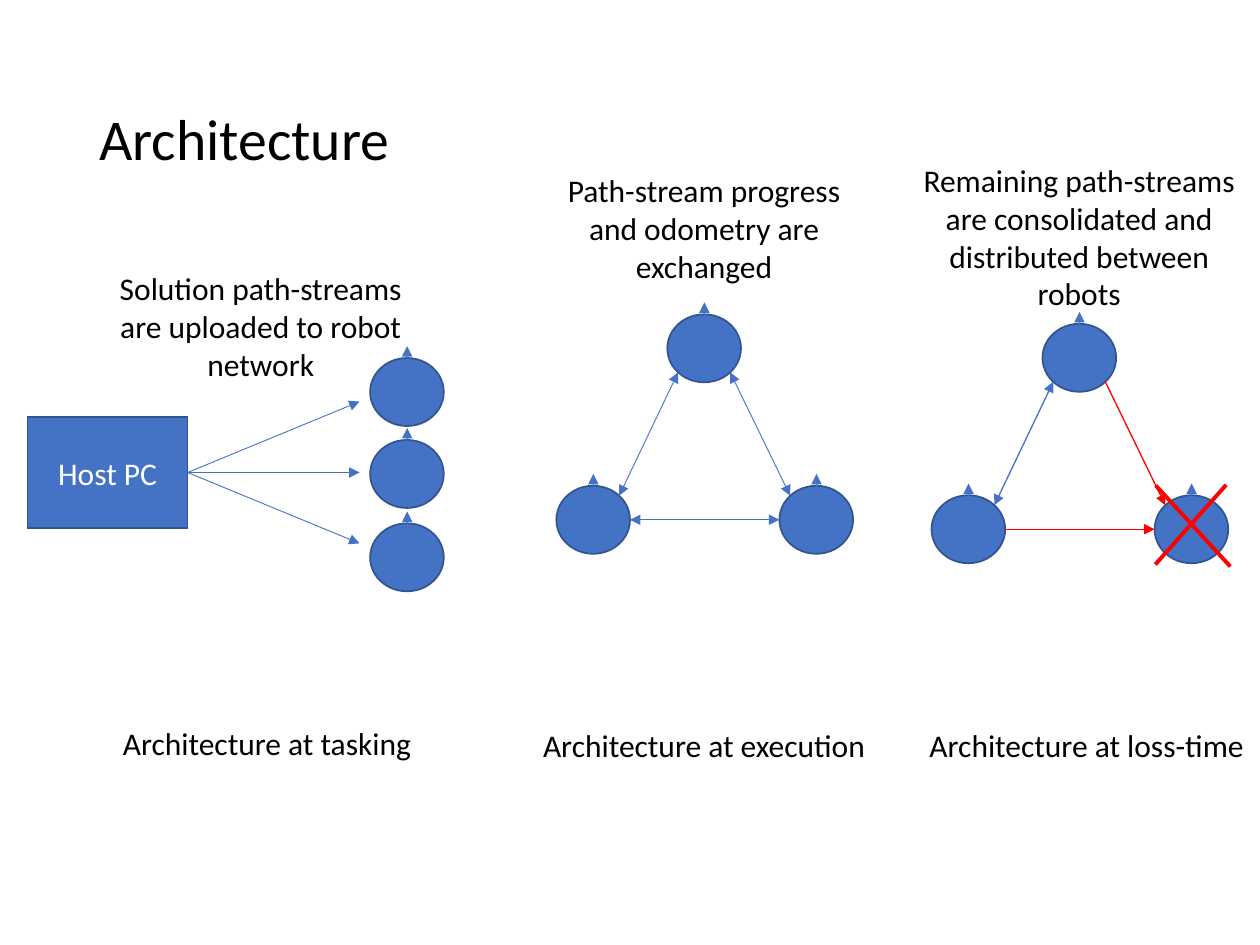
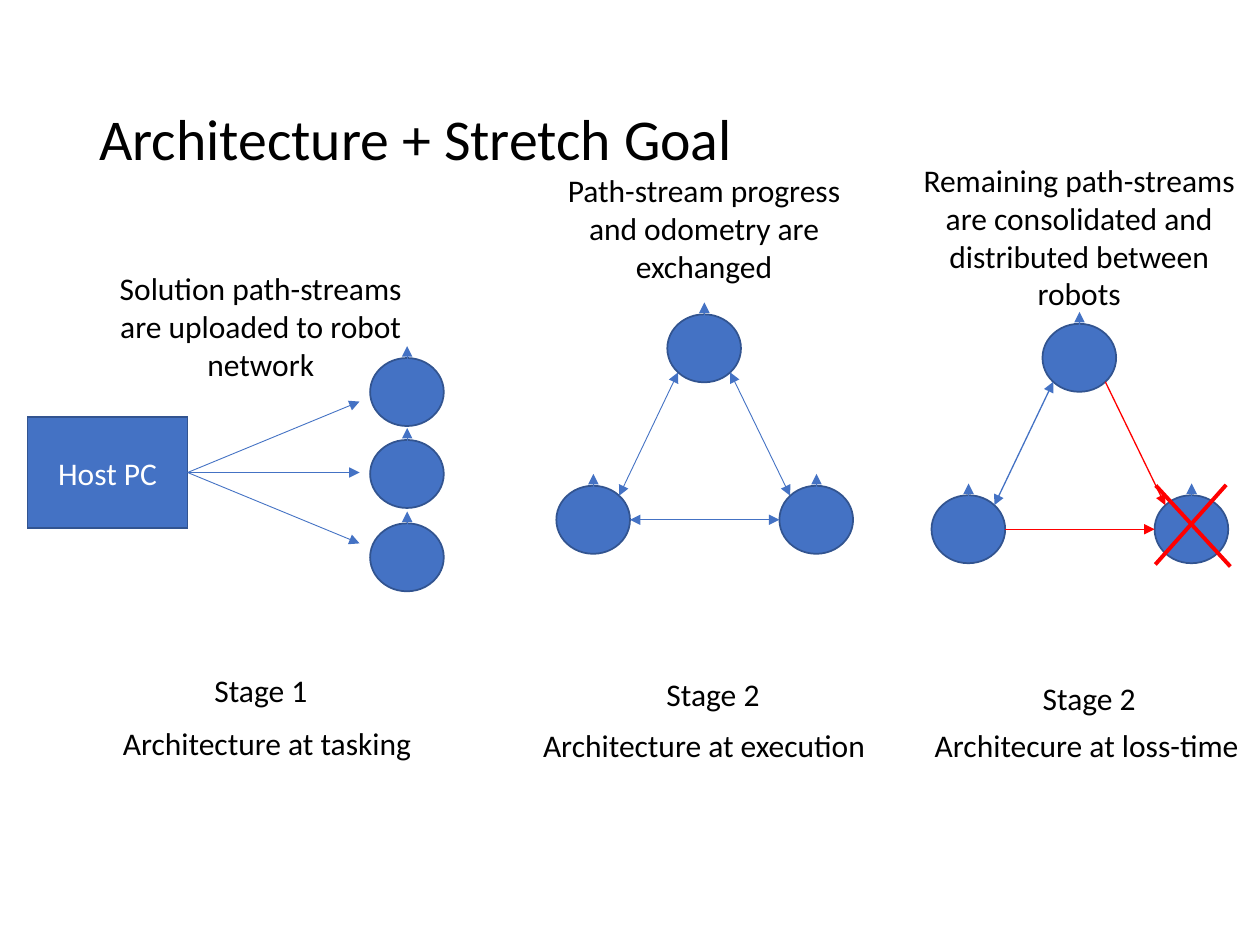
Before and after one commit to gestalt-arch/gestalt-arch, a slide deck: slide 10 of docs/project-spec.pptm (slide 9 before the commit). Drawn at 1260x945 pixels with LibreOffice and Linux fonts; fonts in the diff are those of the drawing. Boxes give left, top, right and bottom in pixels: in the first picture for what was removed or moved away, otherwise in the second. Text is boxed around its words. In the diff, an @@ line names an element or a change of style, - is before the commit and + after.

```diff
--- a/docs/project-spec.pptm
+++ b/docs/project-spec.pptm
@@ title at box(99, 120, 732, 161): text changed @@
-Architecture
+Architecture + Stretch Goal
@@ text added at box(214, 681, 307, 708), 18 pt, text #000000 @@
+Stage 1
@@ text added at box(666, 685, 760, 712), 18 pt, text #000000 @@
+Stage 2
@@ text added at box(1043, 689, 1136, 716), 18 pt, text #000000 @@
+Stage 2
@@ text at box(935, 735, 1238, 758): text changed @@
-Architecture at loss-time
+Architecure at loss-time
```
Also in this commit, not shown: 5 other slides changed, 1 slide added, 1 other file.
